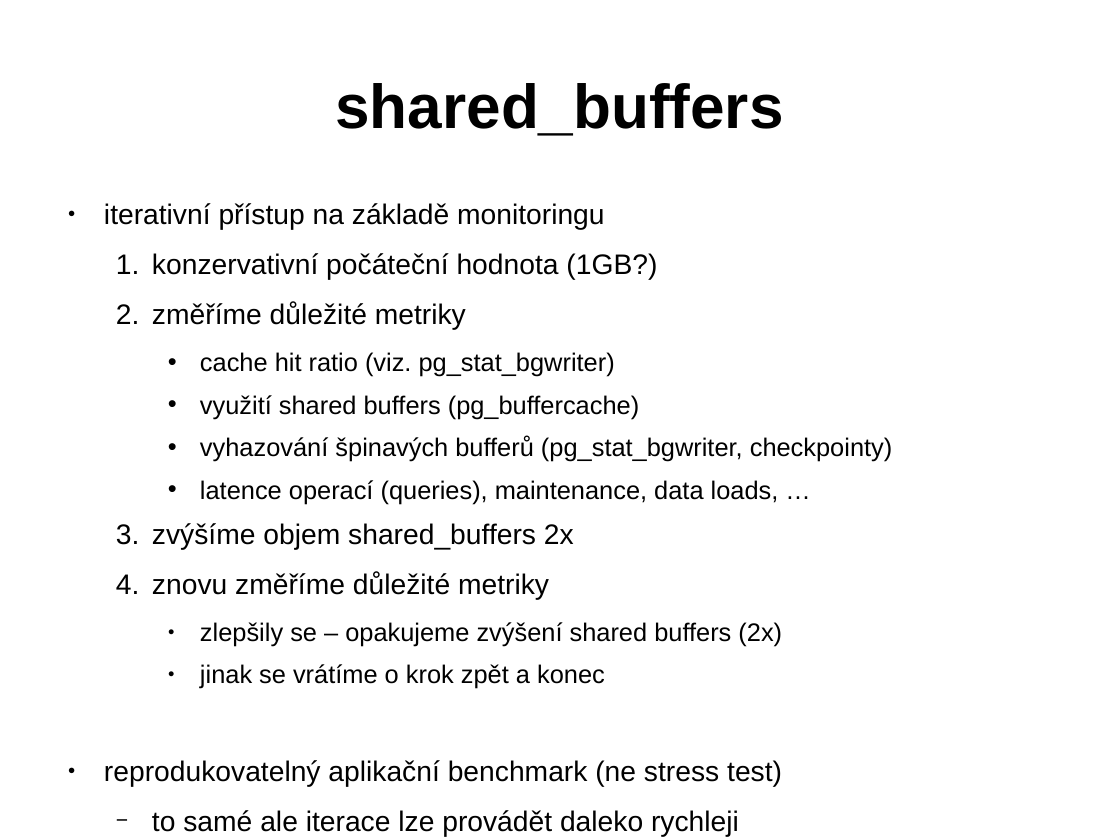
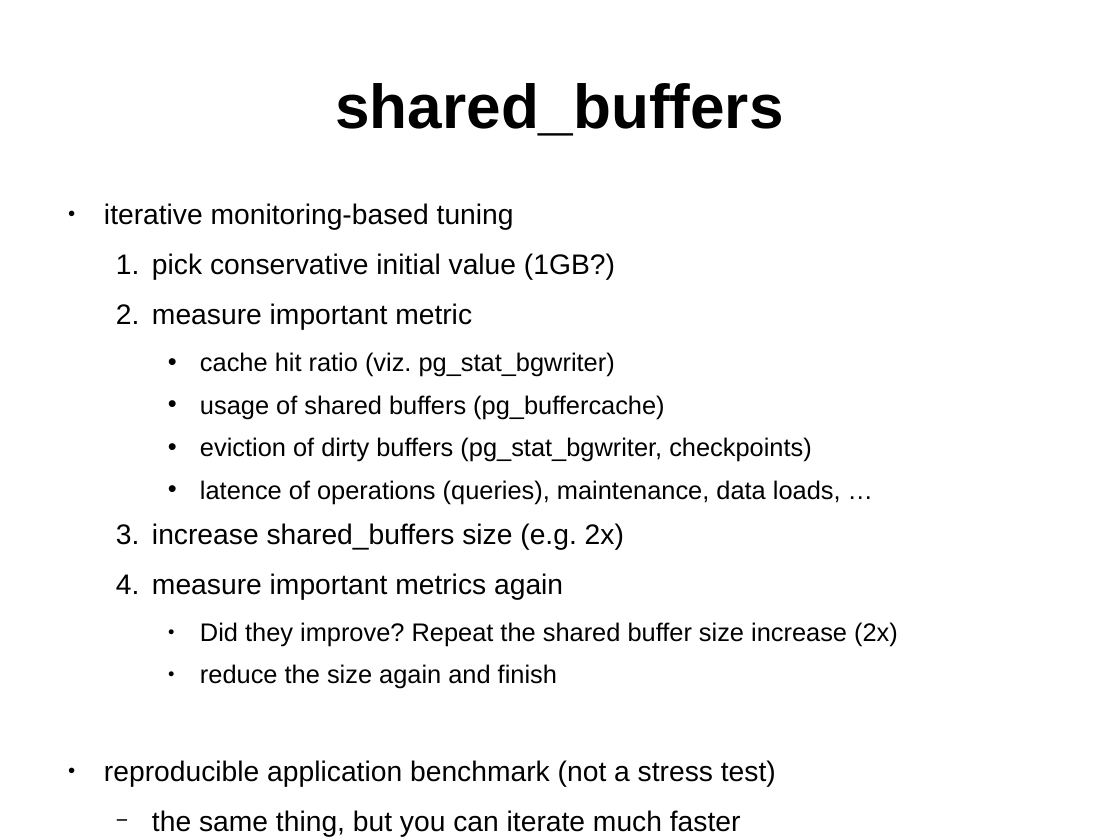
Before and after one commit to tvondra/perf_tuning_training, a slide deck: slide 8 of perf-tuning-training.odp. Drawn at 1120x840 pixels with LibreOffice and Linux fonts; fonts in the diff are those of the drawing. Boxes give left, top, right and bottom in pixels: in the first picture for what was removed or moved away, otherwise in the second. Text is boxed around its words. In the diff, an @@ line names an element or a change of style, - is before the commit and + after.

```diff
--- a/perf-tuning-training.odp
+++ b/perf-tuning-training.odp
@@ text at box(104, 203, 615, 330): text changed @@
-● iterativní přístup na základě monitoringu
-  1. konzervativní počáteční hodnota (1GB?)
-  2. změříme důležité metriky
+● iterative monitoring-based tuning
+  1. pick conservative initial value (1GB?)
+  2. measure important metric
@@ text at box(104, 395, 898, 837): text changed @@
-    • využití shared buffers (pg_buffercache)
-    • vyhazování špinavých bufferů (pg_stat_bgwriter, checkpointy)
-    • latence operací (queries), maintenance, data loads, …
-  3. zvýšíme objem shared_buffers 2x
-  4. znovu změříme důležité metriky
-    ● zlepšily se – opakujeme zvýšení shared buffers (2x)
-    ● jinak se vrátíme o krok zpět a konec
-● reprodukovatelný aplikační benchmark (ne stress test)
-  − to samé ale iterace lze provádět daleko rychleji
+    • usage of shared buffers (pg_buffercache)
+    • eviction of dirty buffers (pg_stat_bgwriter, checkpoints)
+    • latence of operations (queries), maintenance, data loads, …
+  3. increase shared_buffers size (e.g. 2x)
+  4. measure important metrics again
+    ● Did they improve? Repeat the shared buffer size increase (2x)
+    ● reduce the size again and finish
+● reproducible application benchmark (not a stress test)
+  − the same thing, but you can iterate much faster
```
Also in this commit, not shown: 24 other slides changed, 13 slides added, 25 slides removed, 1 other file.
